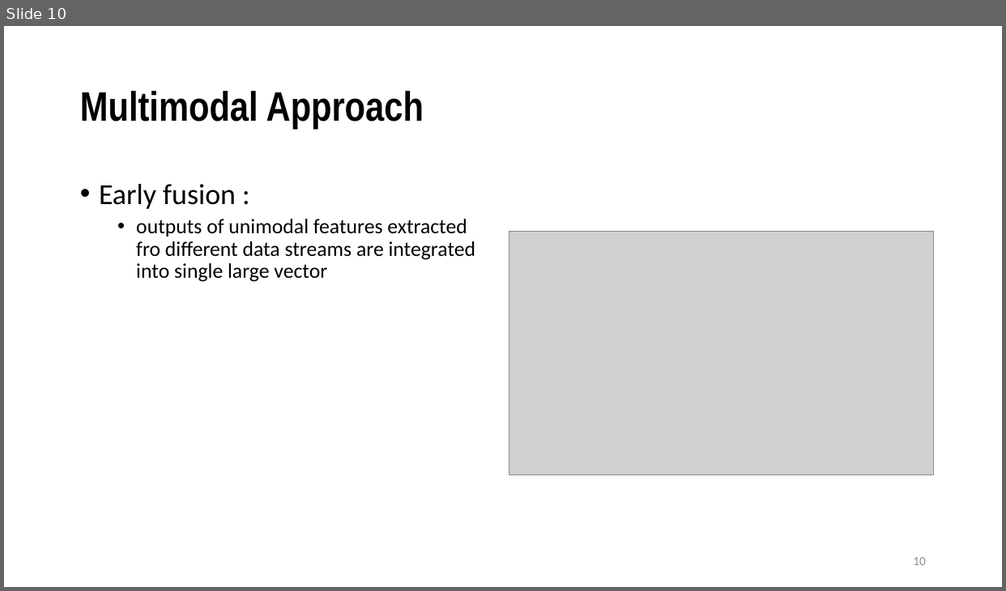
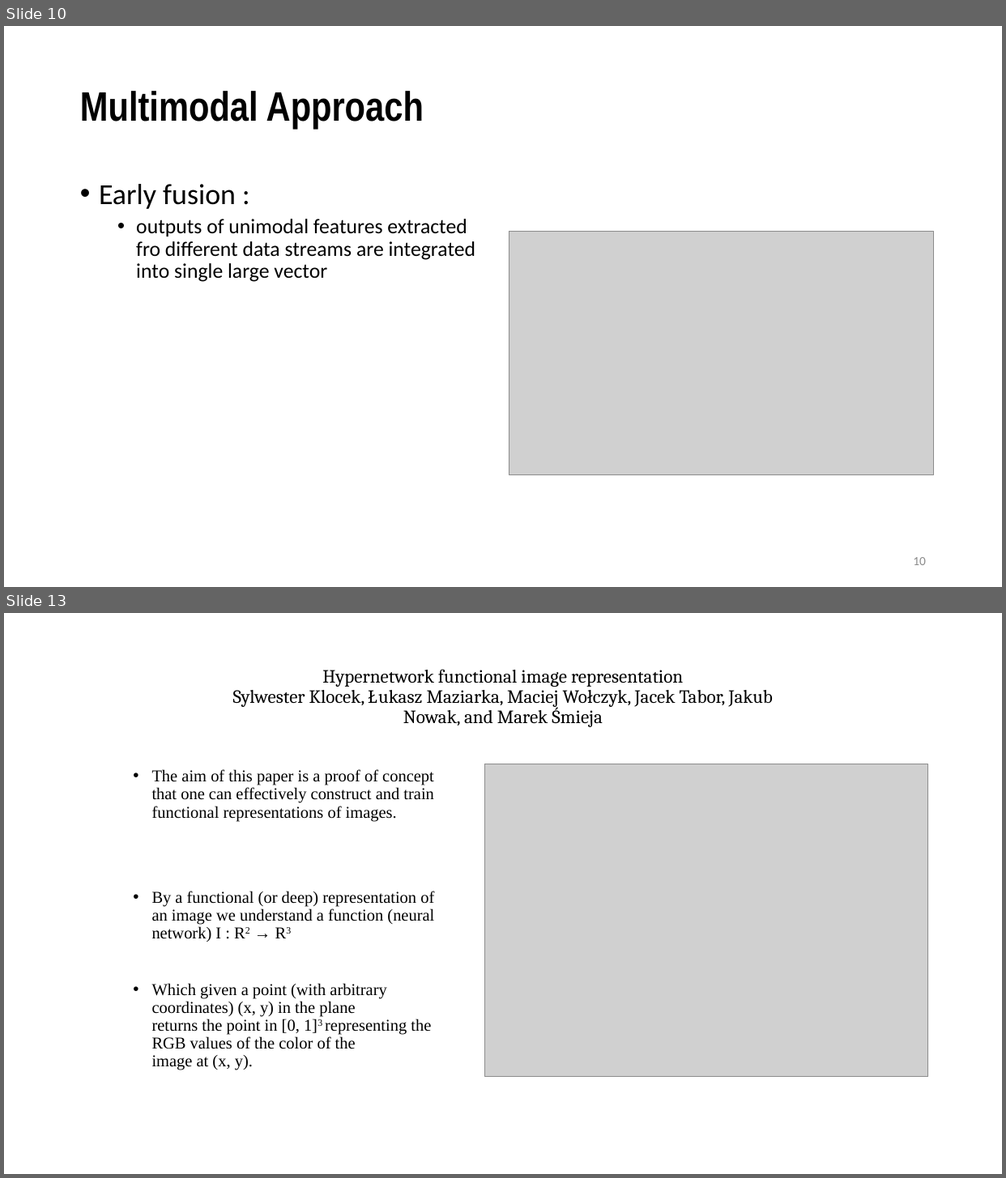
Before and after one commit to VarunBohara/Mini-Project-Documents, a slide deck: Review - 1.pptx. Shown one above the other, each under a label of ours: slide 10 before the commit, slides 10 and 13 after it; the slides between them are not shown. The pictures are 1006x591 and 1006x1178 pixels, drawn with LibreOffice and Linux fonts; fonts in the diff are those of the drawing; grey boxes stand for pictures. Boxes give left, top, right and bottom in pixels: in the first picture for what was removed or moved away, otherwise in the second. Text is boxed around its words. In the diff, an @@ line names an element or a change of style, - is before the commit and + after.

```diff
--- a/Review - 1.pptx
+++ b/Review - 1.pptx
@@ slide 13 added at (x1=4, y1=613, x2=1002, y2=1174), background #FFFFFF @@
@@ title added at (x1=233, y1=669, x2=773, y2=727), 18 pt, text #000000 @@
+Hypernetwork functional image representation
+Sylwester Klocek, Łukasz Maziarka, Maciej Wołczyk, Jacek Tabor, Jakub
+Nowak, and Marek Śmieja
@@ text added at (x1=152, y1=769, x2=434, y2=1071), 16 pt, text #000000 @@
+• The aim of this paper is a proof of concept that one can effectively construct and train functional representations of images.
+• By a functional (or deep) representation of an image we understand a function (neural network) I : R2 → R3
+• Which given a point (with arbitrary coordinates) (x, y) in the plane
+  returns the point in [0, 1]3 representing the RGB values of the color of the
+  image at (x, y).
@@ picture added at (x1=485, y1=764, x2=928, y2=1076) @@
```
Also in this commit, not shown: 4 other slides added.
